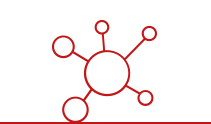
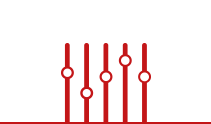
Before/after of a 211×124 layered artwork. What changed in the layer stack:
showed group "elastic scalability" (1 layers) over <box>61,43,151,122</box>
painted on "Vector Smart Object1" (1st of 3, in "elastic scalability") over <box>61,43,151,122</box>
hid group "flexible data model" (1 layers) over <box>52,20,157,122</box>
painted on "Vector Smart Object1" (3rd of 3, in "flexible data model") over <box>52,20,157,122</box>
